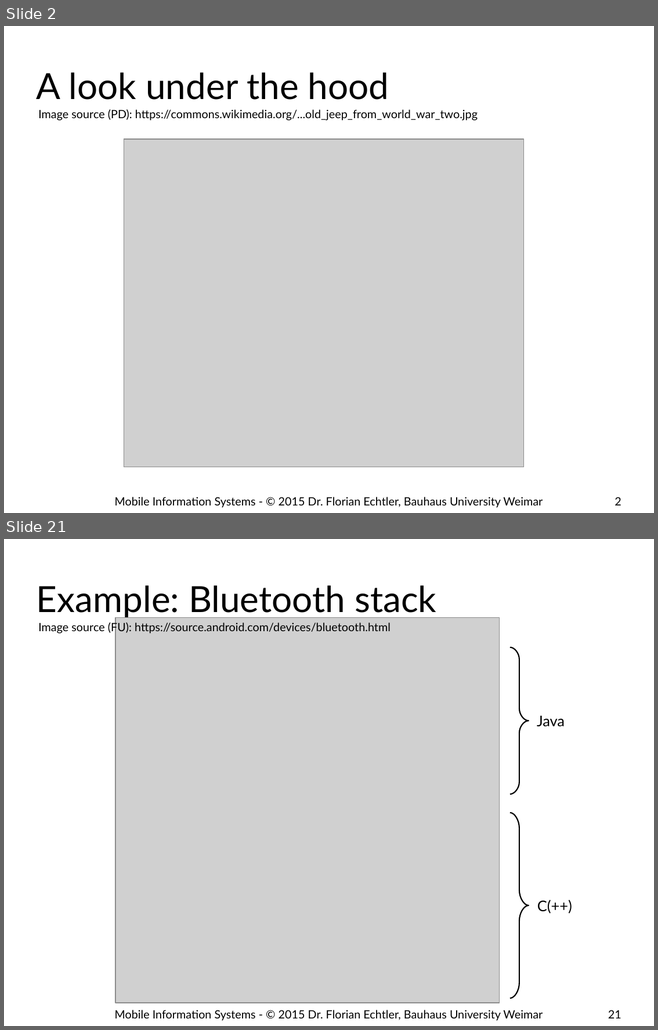
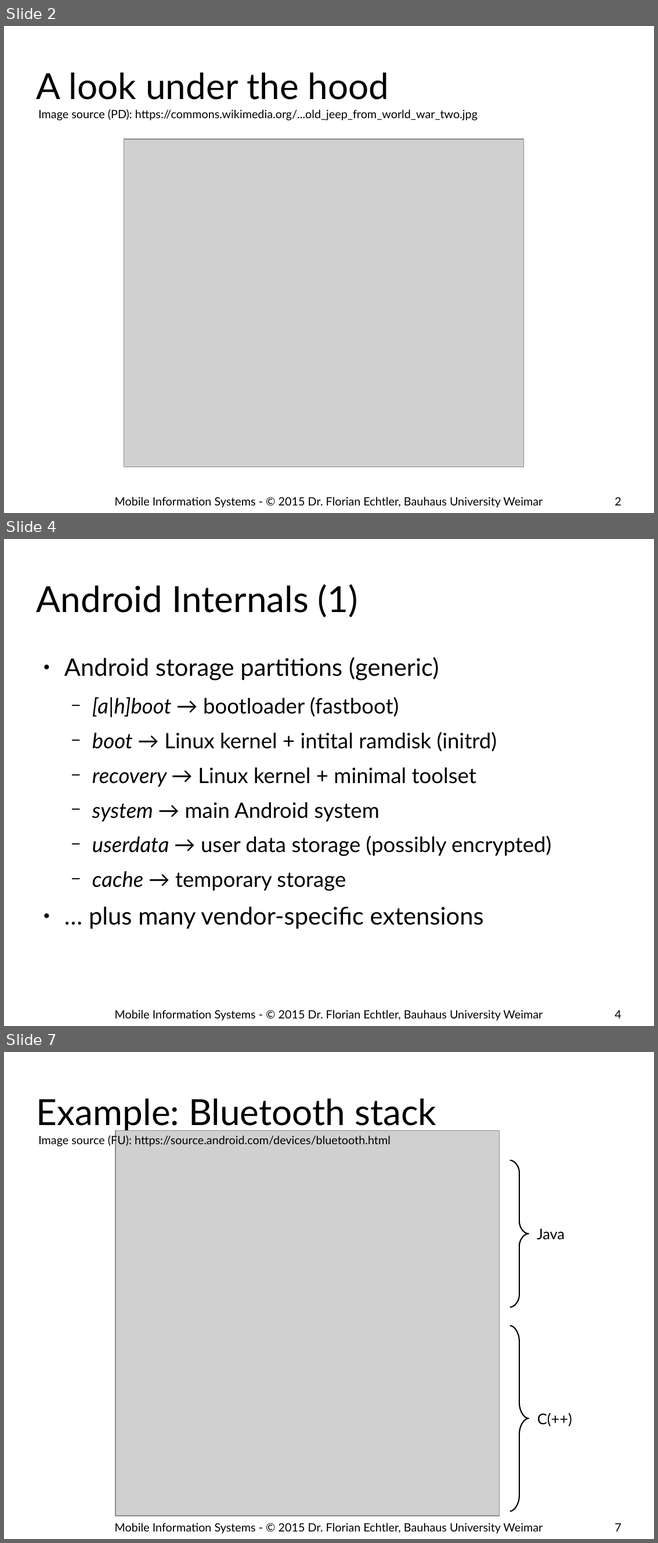
Before and after one commit to floe/mobile-information-systems, a slide deck: 10-android-internals.odp. Shown one above the other, each under a label of ours: slides 2 and 21 before the commit, slides 2, 4 and 7 after it; the slides between them are not shown. The pictures are 658x1030 and 658x1543 pixels, drawn with LibreOffice and Linux fonts; fonts in the diff are those of the drawing; grey boxes stand for pictures; background and template pictures are left out. Boxes give left, top, right and bottom in pixels: in the first picture for what was removed or moved away, otherwise in the second. Text is boxed around its words. In the diff, an @@ line names an element or a change of style, - is before the commit and + after.

Commit message:
major update to internals

```diff
--- a/10-android-internals.odp
+++ b/10-android-internals.odp
@@ slide 4 added at [4, 539, 654, 1026], background #FFFFFF @@
@@ title added at [36, 584, 358, 617], 44 pt, text #000000 @@
+Android Internals (1)
@@ text added at [64, 657, 551, 929], 25.9 pt, text #000000 @@
+● Android storage partitions (generic)
+  − [a|h]boot → bootloader (fastboot)
+  − boot → Linux kernel + intital ramdisk (initrd)
+  − recovery → Linux kernel + minimal toolset
+  − system → main Android system
+  − userdata → user data storage (possibly encrypted)
+  − cache → temporary storage
+● … plus many vendor-specific extensions
@@ text added at [115, 1010, 542, 1021], 14 pt, text #000000 @@
+Mobile Information Systems - © 2015 Dr. Florian Echtler, Bauhaus University Weimar
@@ page number added at [614, 1011, 621, 1019], 14 pt, text #000000 @@
+4
@@ what was slide 21 is now slide 7 @@
@@ page number at [614, 1524, 621, 1532]: text changed @@
-21
+7
```
Also in this commit, not shown: 5 slides changed, 2 other slides added.
